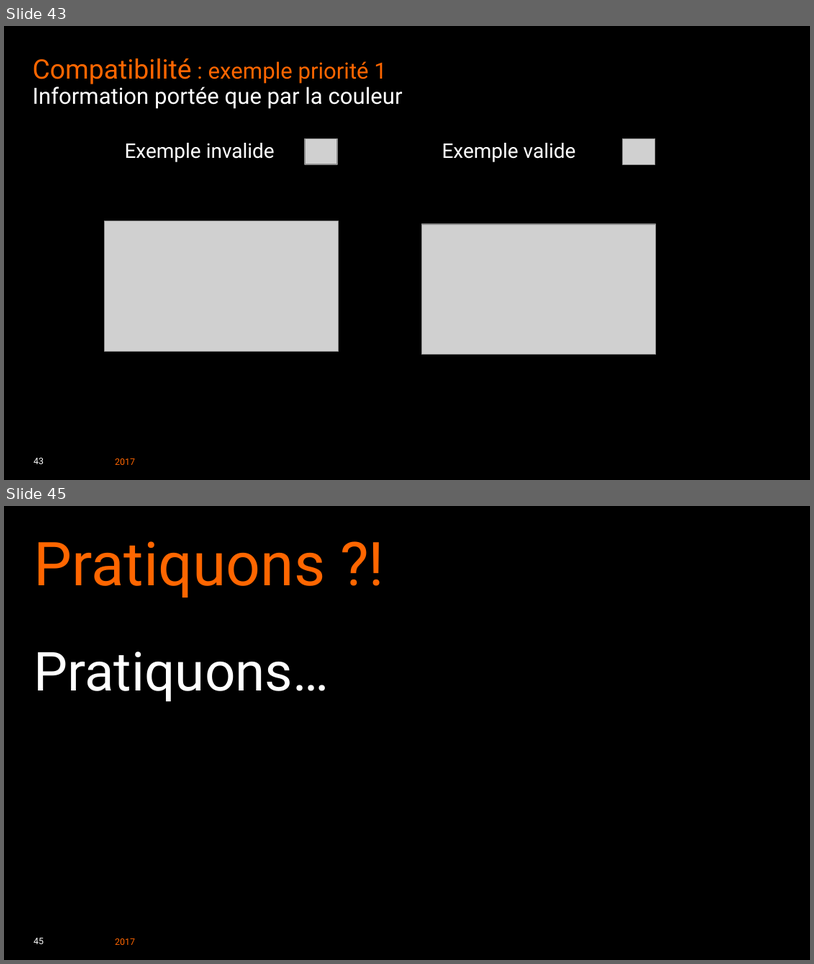
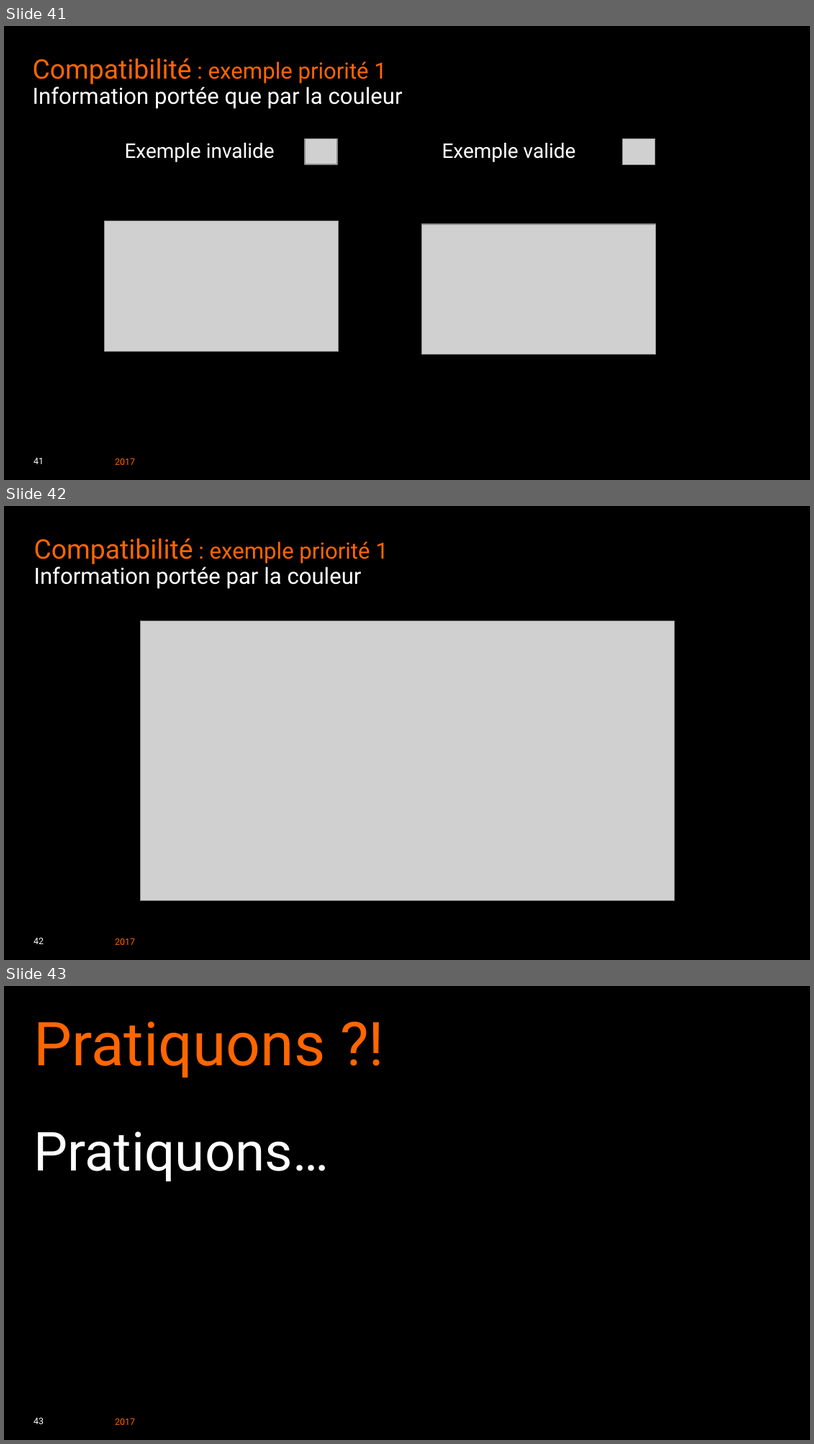
Before and after one commit to Aniort/PW2017, a slide deck: pw2017-Ergo a11y VT.ppt. Shown one above the other, each under a label of ours: slides 43 and 45 before the commit, slides 41, 42 and 43 after it; the slides between them are not shown. The pictures are 814x964 and 814x1444 pixels, drawn with LibreOffice and Linux fonts; fonts in the diff are those of the drawing; grey boxes stand for pictures; background and template pictures are left out. Boxes give left, top, right and bottom in pixels: in the first picture for what was removed or moved away, otherwise in the second. Text is boxed around its words. In the diff, an @@ line names an element or a change of style, - is before the commit and + after.

```diff
--- a/pw2017-Ergo a11y VT.ppt
+++ b/pw2017-Ergo a11y VT.ppt
@@ slide 42 added at [4,506,810,960], background #000000; not listed: 2 template elements that a slide beside it also shows @@
@@ title added at [34,538,388,589], 20 pt, text #FF6600 @@
+Compatibilité : exemple priorité 1
+Information portée par la couleur
@@ picture added at [140,621,675,901] @@
@@ what was slide 43 is now slide 41 @@
@@ page number at [34,457,44,464]: text changed @@
-43
+41
@@ what was slide 45 is now slide 43 @@
@@ page number at [34,1417,44,1424]: text changed @@
-45
+43
```
Also in this commit, not shown: 23 slides changed, 3 slides removed, 7 other files.
